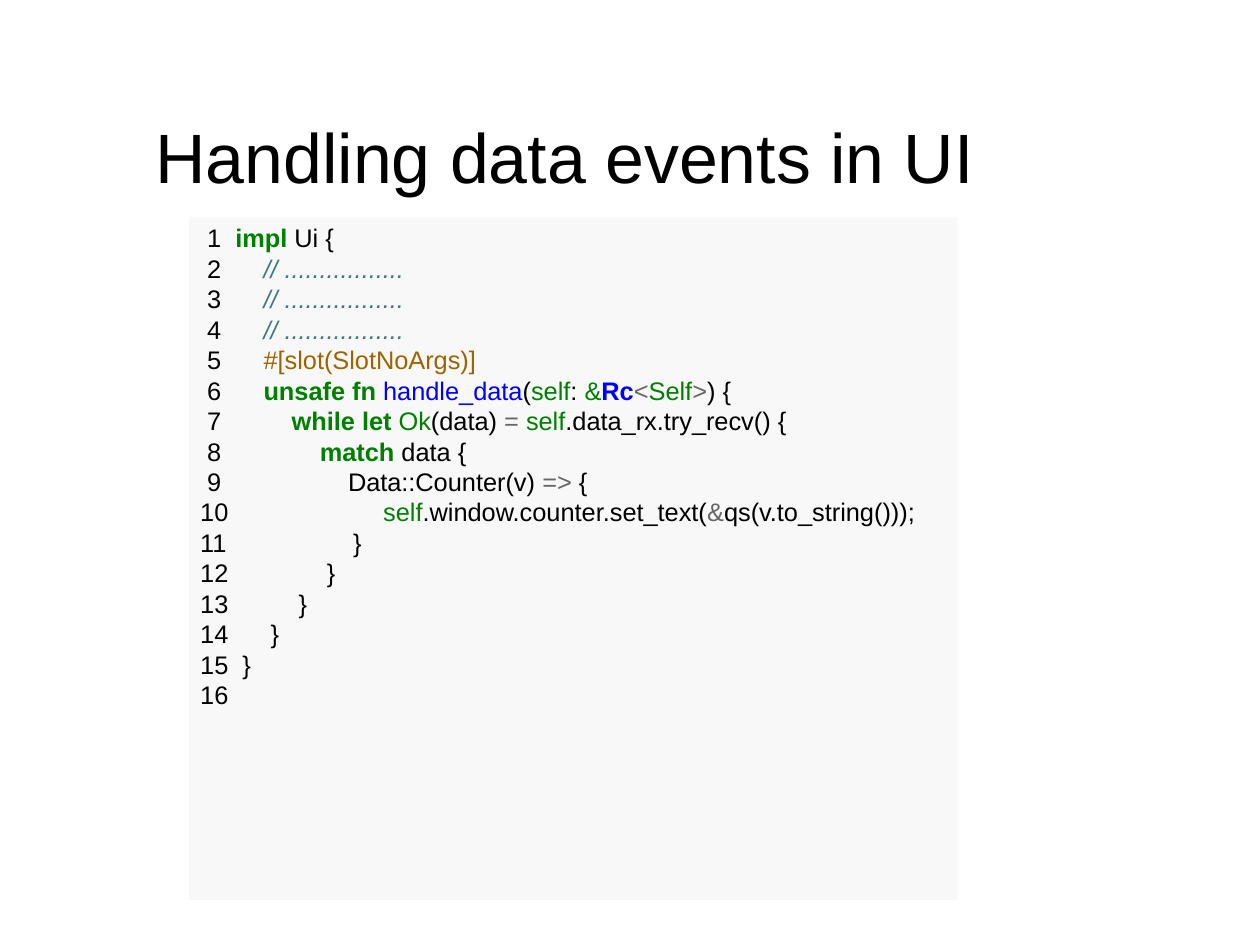
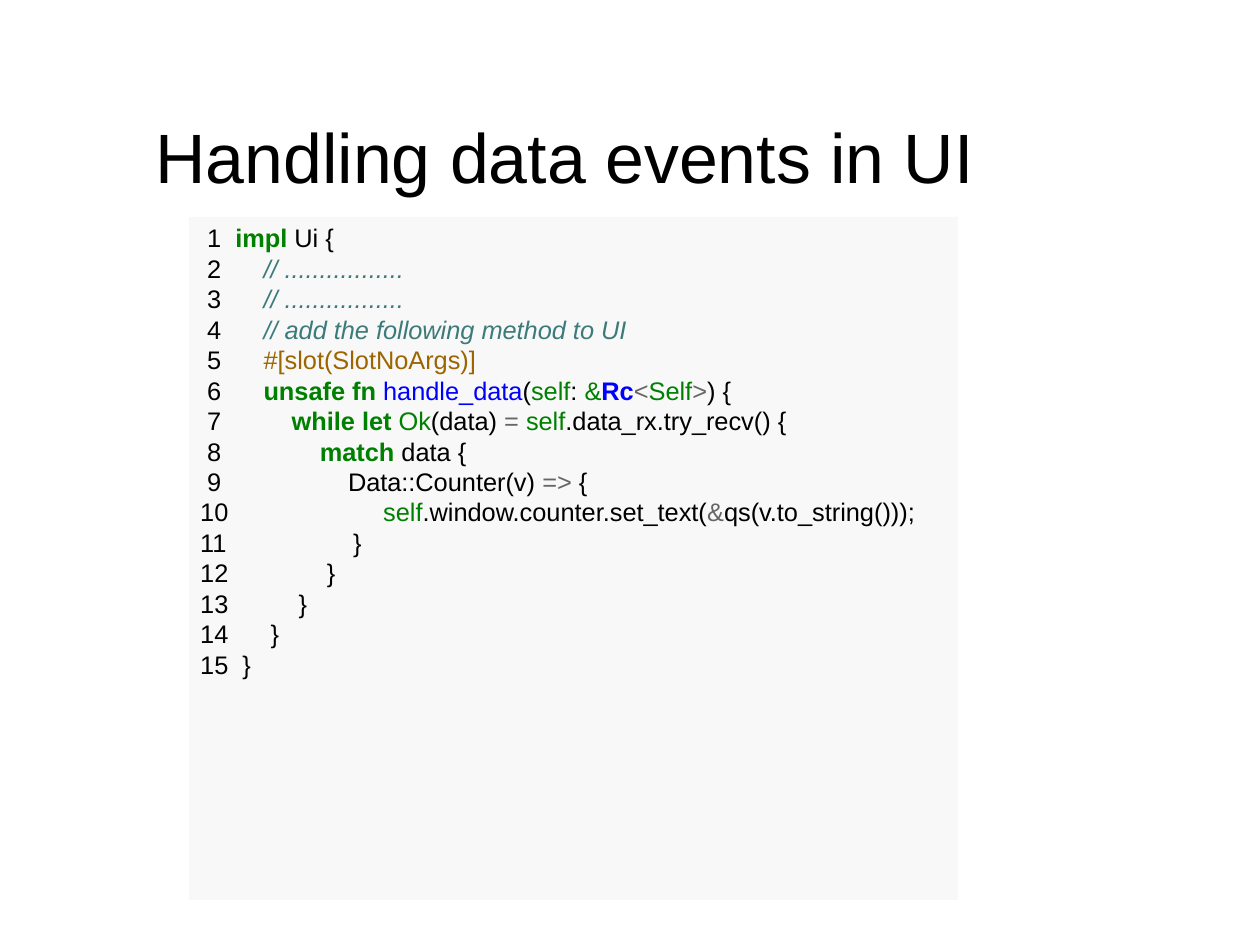
Before and after one commit to divi255/qtx, a slide deck: slide 13 of pres.odp. Drawn at 1260x945 pixels with LibreOffice and Linux fonts; fonts in the diff are those of the drawing; background and template pictures are left out. Boxes give left, top, right and bottom in pixels: in the first picture for what was removed or moved away, otherwise in the second. Text is boxed around its words. In the diff, an @@ line names an element or a change of style, - is before the commit and + after.

```diff
--- a/pres.odp
+++ b/pres.odp
@@ text in rectangle at [207,320,626,344]: text changed @@
-4 // .................
+4 // add the following method to UI
@@ text in rectangle at [200,686,228,705]: paragraph removed @@
-16
```
Also in this commit, not shown: 3 other slides changed.
